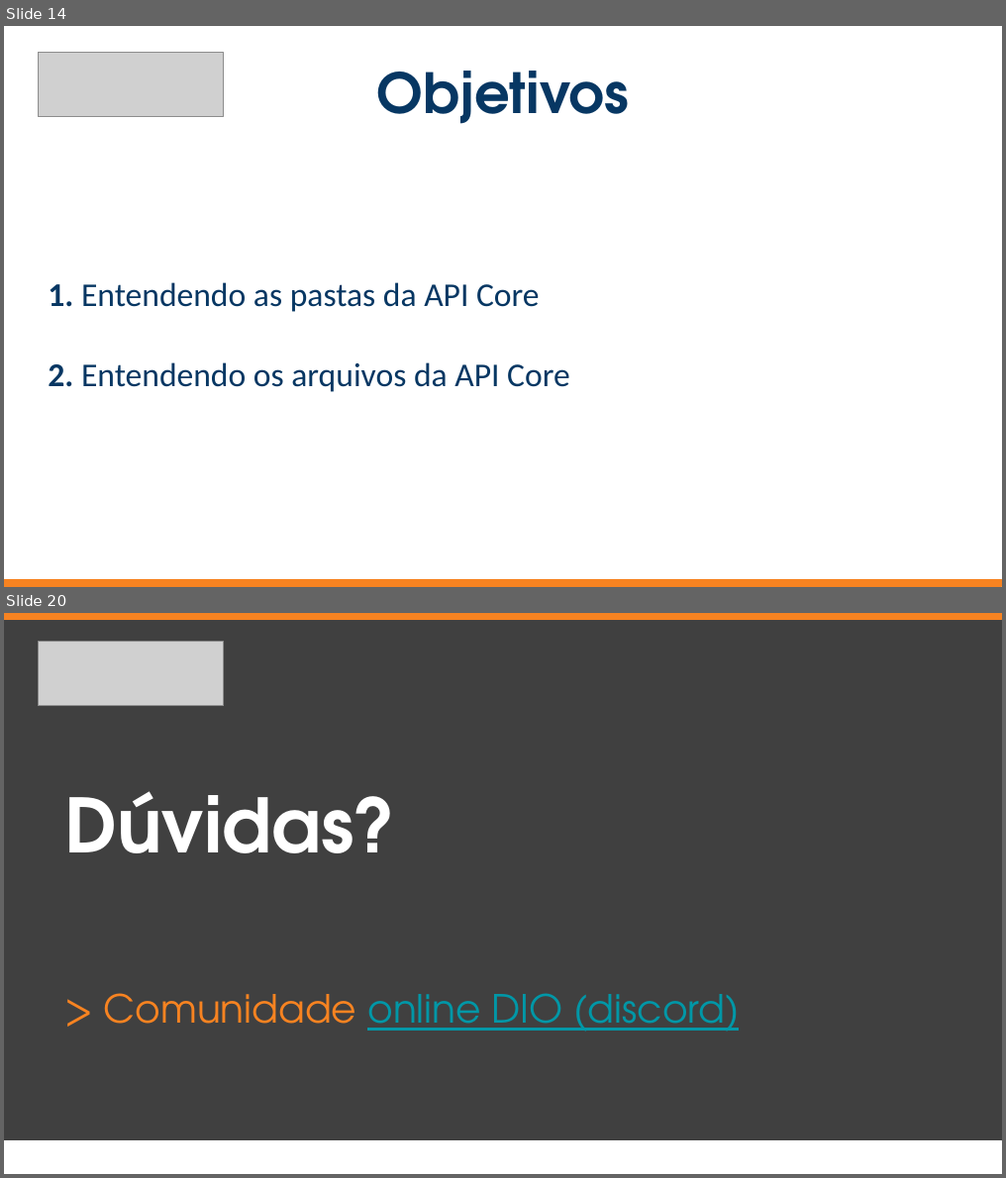
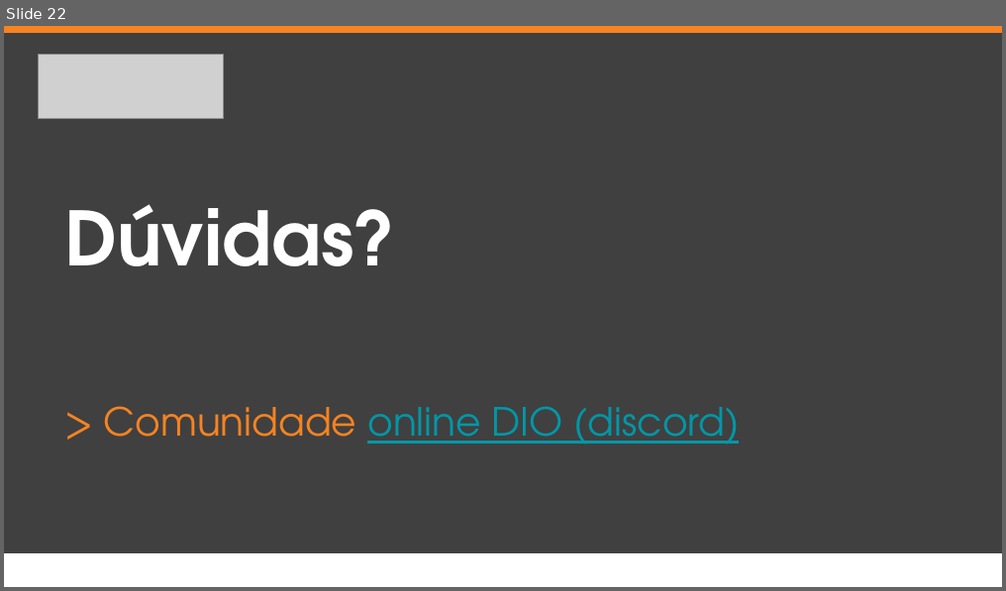
Before and after one commit to everis-New-Talents-NET/EverisStore, a slide deck: slide/Projeto everis - API REST .Net Core com JWT.pptx. Shown one above the other, each under a label of ours: slides 14 and 20 before the commit, slide 22 after it; the slides between them are not shown. The pictures are 1006x1178 and 1006x591 pixels, drawn with LibreOffice and Linux fonts; fonts in the diff are those of the drawing; grey boxes stand for pictures. Boxes give left, top, right and bottom in pixels: in the first picture for what was removed or moved away, otherwise in the second. Text is boxed around its words. In the diff, an @@ line names an element or a change of style, - is before the commit and + after.

```diff
--- a/slide/Projeto everis - API REST .Net Core com JWT.pptx
+++ b/slide/Projeto everis - API REST .Net Core com JWT.pptx
@@ slide 14 removed at [4,26,1002,587], background #FFFFFF @@
@@ picture removed at [38,53,224,118] @@
@@ subtitle removed at [377,71,630,124] @@
-Objetivos
@@ subtitle removed at [48,282,570,392] @@
-1. Entendendo as pastas da API Core
-2. Entendendo os arquivos da API Core
@@ rectangle removed at [4,579,1002,585] @@
@@ what was slide 20 is now slide 22 @@
```
Also in this commit, not shown: 10 slides changed, 7 slides added, 4 other slides removed.
